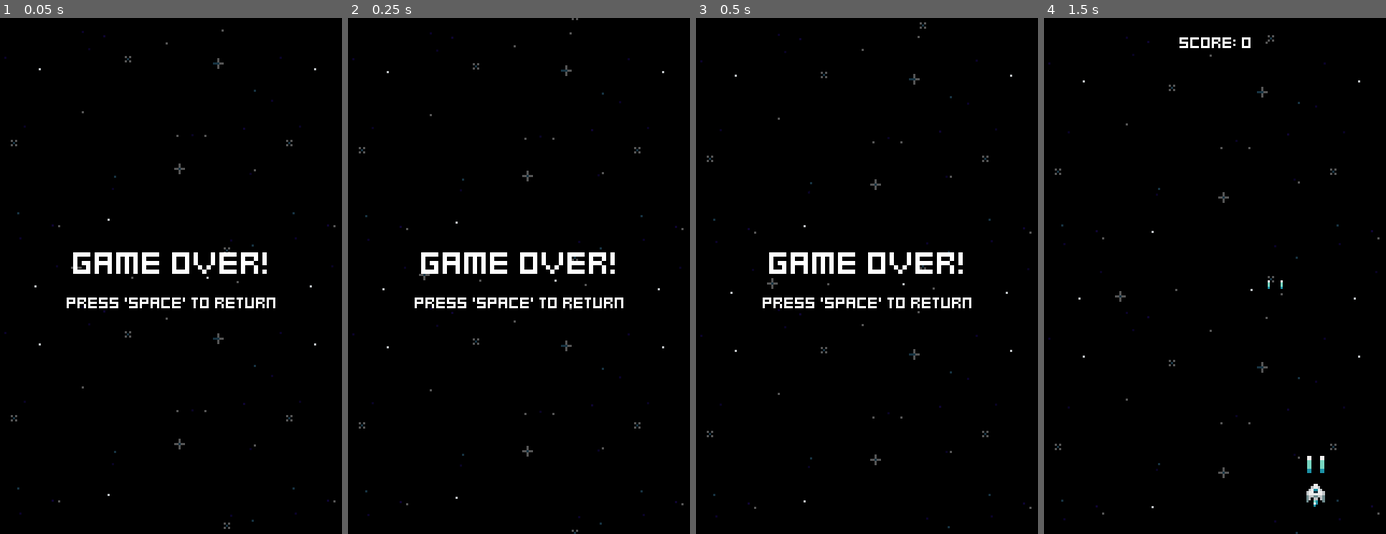
Above: before the commit, frames 1-4 (left to right).
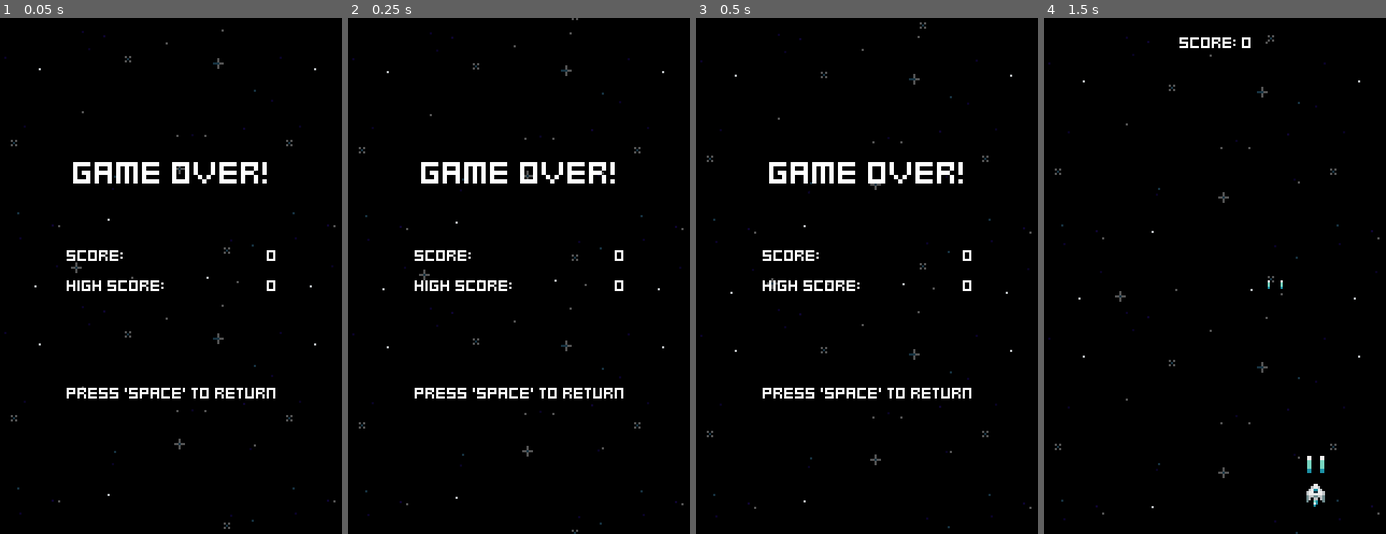
Above: after the commit, the same moments.

Repository: jacristi/godot-space-shooter
Game: Godot game, scene res://ui/game_over.tscn
The game is run twice, just before and just after one commit, with the same random seed, the same clock (stepped at 60 frames per second) and the same inputs. This scene is started directly instead of the project's main scene.
Inputs:
- Up to frame 1 (0.05 s): no input
- Up to frame 2 (0.25 s): no input
- Up to frame 3 (0.5 s): no input
- Up to frame 4 (1.5 s): tap Space at 0.5 s; hold D (move_right) 0.53-1.28 s; tap Enter (ui_accept) at 0.6, 0.77, 1.07, 1.35 s; hold S (move_down) from 1.28 s (still down)

The runs differ from the first frame. In frame 1, 4.0% of the frame differs, in the area x 19-81%, y 27-74%; in frame 2, 4.0%; in frame 3, 4.0%; in frame 4, nothing differs.

Commit message:
feat: high score

Diff:
--- a/project.godot
+++ b/project.godot
@@ -14,6 +14,10 @@
 run/main_scene="res://ui/menu.tscn"
 config/features=PackedStringArray("4.2", "GL Compatibility")
 config/icon="res://icon.svg"
+
+[autoload]
+
+ResourceStash="*res://scripts/resource_stash.gd"
 
 [display]
 
--- /dev/null
+++ b/scripts/resource_stash.gd
@@ -0,0 +1,3 @@
+extends Node
+
+var game_stats: GameStats = load("res://resources/game_stats.tres")
--- a/ui/game_over.gd
+++ b/ui/game_over.gd
@@ -1,7 +1,20 @@
 extends Control
 
+@export var game_stats: GameStats
+
+@onready var score_value_label: Label      = %ScoreValueLabel
+@onready var high_score_value_label: Label = %HighScoreValueLabel
+
+
+func _ready() -> void:
+    if game_stats.score > game_stats.high_score:
+        game_stats.high_score = game_stats.score
+
+    score_value_label.text = str(game_stats.score)
+    high_score_value_label.text = str(game_stats.high_score)
 
 
 func _process(delta: float) -> void:
     if Input.is_action_just_pressed("ui_accept"):
+        game_stats.score = 0
         get_tree().change_scene_to_file("res://ui/menu.tscn")
--- a/ui/game_over.tscn
+++ b/ui/game_over.tscn
@@ -1,8 +1,9 @@
-[gd_scene load_steps=5 format=3 uid="uid://boilakit2mmat"]
+[gd_scene load_steps=6 format=3 uid="uid://boilakit2mmat"]
 
 [ext_resource type="PackedScene" uid="uid://dtkt6ce0d5p2g" path="res://effects/space_background.tscn" id="1_86dft"]
 [ext_resource type="Script" path="res://ui/game_over.gd" id="1_kae8q"]
 [ext_resource type="LabelSettings" uid="uid://cirqmewyf2gkq" path="res://fonts/title_label_settings.tres" id="2_5vg2m"]
+[ext_resource type="Resource" uid="uid://xq5q3g3tvjm1" path="res://resources/game_stats.tres" id="2_tt40e"]
 [ext_resource type="LabelSettings" uid="uid://cjof1qwn8asa1" path="res://fonts/default_label_settings.tres" id="3_xhgei"]
 
 [node name="GameOver" type="Control"]
@@ -13,6 +14,7 @@
 grow_horizontal = 2
 grow_vertical = 2
 script = ExtResource("1_kae8q")
+game_stats = ExtResource("2_tt40e")
 
 [node name="SpaceBackground" parent="." instance=ExtResource("1_86dft")]
 
@@ -33,6 +35,50 @@
 label_settings = ExtResource("2_5vg2m")
 horizontal_alignment = 1
 
+[node name="Space2" type="Control" parent="CenterContainer/VBoxContainer"]
+custom_minimum_size = Vector2(0, 16)
+layout_mode = 2
+
+[node name="ScoreHBoxContainer" type="HBoxContainer" parent="CenterContainer/VBoxContainer"]
+layout_mode = 2
+
+[node name="ScoreLabel" type="Label" parent="CenterContainer/VBoxContainer/ScoreHBoxContainer"]
+layout_mode = 2
+size_flags_horizontal = 3
+text = "SCORE:"
+label_settings = ExtResource("3_xhgei")
+vertical_alignment = 1
+
+[node name="ScoreValueLabel" type="Label" parent="CenterContainer/VBoxContainer/ScoreHBoxContainer"]
+unique_name_in_owner = true
+layout_mode = 2
+text = "0"
+label_settings = ExtResource("3_xhgei")
+horizontal_alignment = 2
+vertical_alignment = 1
+
+[node name="HighScoreHBoxContainer" type="HBoxContainer" parent="CenterContainer/VBoxContainer"]
+layout_mode = 2
+
+[node name="ScoreLabel" type="Label" parent="CenterContainer/VBoxContainer/HighScoreHBoxContainer"]
+layout_mode = 2
+size_flags_horizontal = 3
+text = "HIGH SCORE:"
+label_settings = ExtResource("3_xhgei")
+vertical_alignment = 1
+
+[node name="HighScoreValueLabel" type="Label" parent="CenterContainer/VBoxContainer/HighScoreHBoxContainer"]
+unique_name_in_owner = true
+layout_mode = 2
+text = "0"
+label_settings = ExtResource("3_xhgei")
+horizontal_alignment = 2
+vertical_alignment = 1
+
+[node name="Space" type="Control" parent="CenterContainer/VBoxContainer"]
+custom_minimum_size = Vector2(0, 32)
+layout_mode = 2
+
 [node name="MenuLabel" type="Label" parent="CenterContainer/VBoxContainer"]
 layout_mode = 2
 text = "PRESS 'SPACE' TO RETURN"
